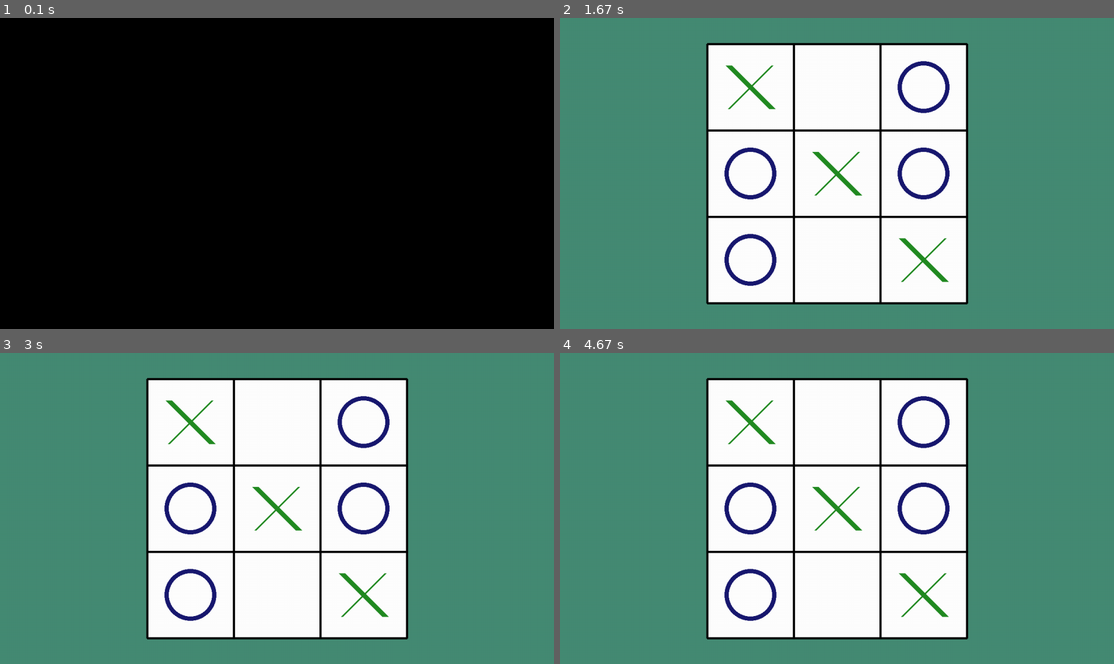
Above: before the commit, frames 1-4 (two rows, left to right).
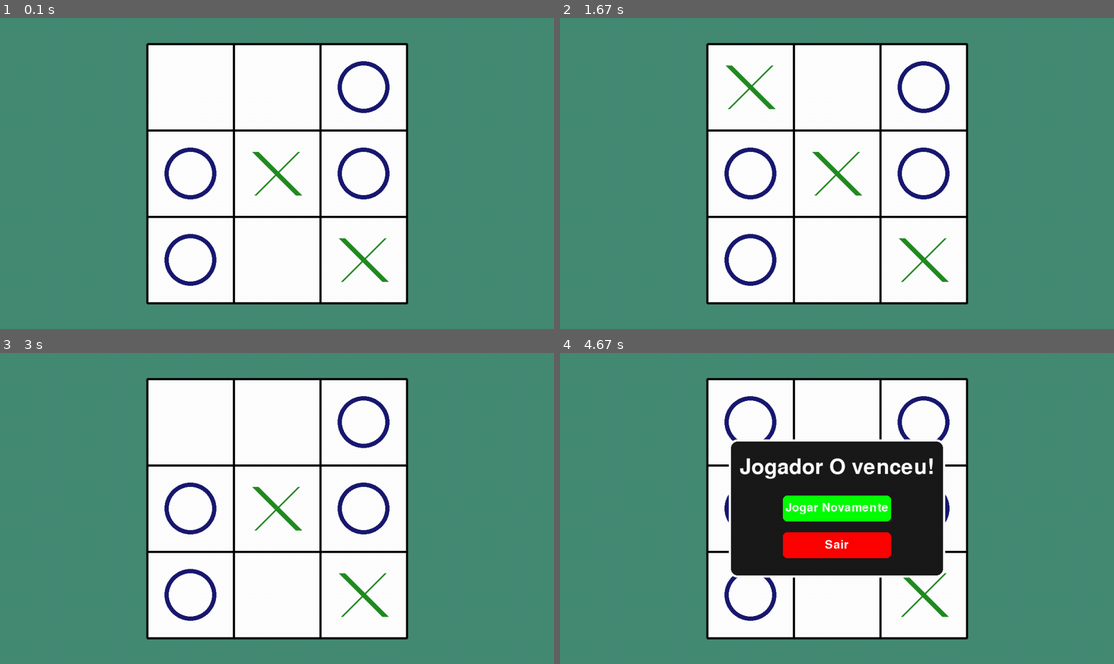
Above: after the commit, the same moments.

Repository: Gape-42/Pygame
Game: pygame game, started from tela.py
Two runs of this game, one before a commit and one after it. Both use one fixed random seed, a clock stepped at 60 frames per second and the inputs below.
Inputs (mouse positions are in pixels of both pictures, inside the frame that each line leads up to):
- Up to frame 1 (0.1 s): no input
- Up to frame 2 (1.67 s): no input
- Up to frame 3 (3 s): move the mouse to (481, 617) at 1.83 s; click (481, 617) at 2.02 s; click (277, 508) at 2.38 s, where only the run after the commit has a clickable "Jogar Novamente"
- Up to frame 4 (4.67 s): no input

The runs differ from the first frame. In frame 1, 98% of the frame differs, in the area x 0-100%, y 0-100%; in frame 2, nothing differs; in frame 3, 0.2%; in frame 4, 16%.

Commit message:
Adição da tela do vencedor

Diff:
--- a/tela.py
+++ b/tela.py
@@ -95,42 +95,121 @@
         return jogador
 
 
-#apenas para teste
-contador = 0
-
-if __name__ == "__main__":
-    while running:
+def exibir_vencedor(vencedor):
+    fonte = pygame.font.SysFont(None, 72)
+    texto_vencedor = fonte.render(f'Jogador {vencedor} venceu!', True, "white")
+
+    # Dimensões da caixa
+    largura_modal = 500
+    altura_modal = 320
+    x_modal = (resolucao_x - largura_modal) // 2
+    y_modal = (resolucao_y - altura_modal) // 2
+    modal_rect = pygame.Rect(x_modal, y_modal, largura_modal, altura_modal)
+
+    # Botão "Jogar Novamente"
+    largura_botao = 250
+    altura_botao = 60
+    x_botao_jogar_novamente = (resolucao_x - largura_botao) // 2
+    y_botao_jogar_novamente = (resolucao_y - altura_botao) // 2
+    botao_jogar_novamente = pygame.Rect(x_botao_jogar_novamente, y_botao_jogar_novamente, largura_botao, altura_botao)
+
+    # Botão "Sair"
+    x_botao_sair = (resolucao_x - largura_botao) // 2
+    y_botao_sair = (resolucao_y - altura_botao + 170) // 2
+    botao_sair = pygame.Rect(x_botao_sair, y_botao_sair, largura_botao, altura_botao)
+
+    while True:
         for event in pygame.event.get():
             if event.type == pygame.QUIT:
-                running = False
-
-        # Chamada da função para desenhar o tabuleiro
+                pygame.quit()
+                exit()
+            elif event.type == pygame.MOUSEBUTTONDOWN:
+                if botao_jogar_novamente.collidepoint(event.pos):
+                    return  # Reinicia o jogo
+                elif botao_sair.collidepoint(event.pos):
+                    pygame.quit()
+                    exit()
+
+        # Desenha o tabuleiro por trás
         desenhar_tabuleiro()
-
-        # Chamada da função para desenhar as jogadas
         desenhar_jogada()
 
-        # Apenas para testar a atualização da matriz
-        matriz_jogo = [[0, 0, 2],
-                        [2, 1, 2],
-                        [2, 0, 1]]
-
-        if(contador%2==0):
-            matriz_jogo[0][0] = 1
-        else:
-            matriz_jogo[0][0] = 2
-        contador += 1
-        time.sleep(1)
+        # Modal
+        pygame.draw.rect(tela, "gray10", modal_rect, border_radius=20)
+        pygame.draw.rect(tela, "white", modal_rect, width=5, border_radius=20)
+
+        # Texto do vencedor
+        tela.blit(texto_vencedor, (
+            x_modal + (largura_modal - texto_vencedor.get_width()) // 2,
+            y_modal + 40
+        ))
+
+        # Fonte dos botões
+        fonte_botao = pygame.font.SysFont(None, 40)
+
+        # Botão "Jogar Novamente"
+        pygame.draw.rect(tela, "green", botao_jogar_novamente, border_radius=10)
+        texto_jogar = fonte_botao.render("Jogar Novamente", True, "white")
+        tela.blit(texto_jogar, (
+            botao_jogar_novamente.x + (largura_botao - texto_jogar.get_width()) // 2,
+            botao_jogar_novamente.y + (altura_botao - texto_jogar.get_height()) // 2
+        ))
+
+        # Botão "Sair"
+        pygame.draw.rect(tela, "red", botao_sair, border_radius=10)
+        texto_sair = fonte_botao.render("Sair", True, "white")
+        tela.blit(texto_sair, (
+            botao_sair.x + (largura_botao - texto_sair.get_width()) // 2,
+            botao_sair.y + (altura_botao - texto_sair.get_height()) // 2
+        ))
 
         pygame.display.flip()
         clock.tick(60)
 
-        # Verifica quem ganhou
-        if verificar_vencedor(1) == 1:   # X ganhou
-            # Sugestão: Implementar algo aqui para exibir quem venceu
-            continue
-        elif verificar_vencedor(2) == 2: # O ganhou
-            # Sugestão: Implementar algo aqui para exibir quem venceu
-            continue
-
-    pygame.quit()
+
+# Apenas para teste
+contador = 0
+
+while running:
+    for event in pygame.event.get():
+        if event.type == pygame.QUIT:
+            running = False
+
+    # Chamada da função para desenhar o tabuleiro
+    desenhar_tabuleiro()
+
+    # Chamada da função para desenhar as jogadas
+    desenhar_jogada()
+    pygame.display.flip()
+
+    # Apenas para testar a atualização da matriz
+    matriz_jogo = [[0, 0, 2],
+                   [2, 1, 2],
+                   [2, 0, 1]]
+
+    # Chamada da função para desenhar as jogadas
+    desenhar_jogada()
+    pygame.display.flip()
+
+    if(contador%2==0):
+        matriz_jogo[0][0] = 1
+    else:
+        matriz_jogo[0][0] = 2
+    contador += 1
+    time.sleep(1)
+
+    desenhar_jogada()
+    pygame.display.flip()
+    time.sleep(1)
+
+    # Verifica quem ganhou
+    if verificar_vencedor(1) == 1:   # X ganhou
+        exibir_vencedor("X")
+        matriz_jogo = [[0, 0, 0], [0, 0, 0], [0, 0, 0]]
+        continue
+    elif verificar_vencedor(2) == 2: # O ganhou
+        exibir_vencedor("O")
+        matriz_jogo = [[0, 0, 0], [0, 0, 0], [0, 0, 0]]
+        continue
+
+pygame.quit()
